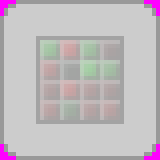
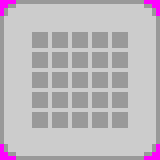
Layered file, before and after one edit (160×160). Changes by layer:
showed "Layer #2", moved it above "Layer #5", painted on it over <box>32,32,128,128</box>
hid "Layer", moved it above "Layer #4", painted on it over <box>32,32,128,128</box>
added layer "Layer #4" above "Layer #3" over <box>32,32,128,128</box>
hid "Layer #3", opacity 20% → 100%, painted on it over <box>32,32,128,124</box>
painted on "Layer #1" over <box>32,32,128,128</box>
